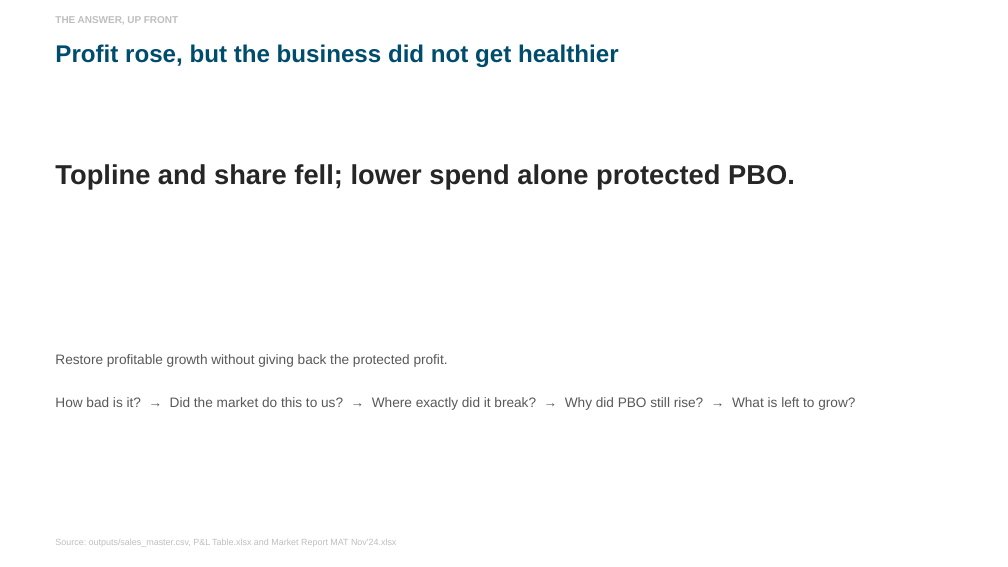
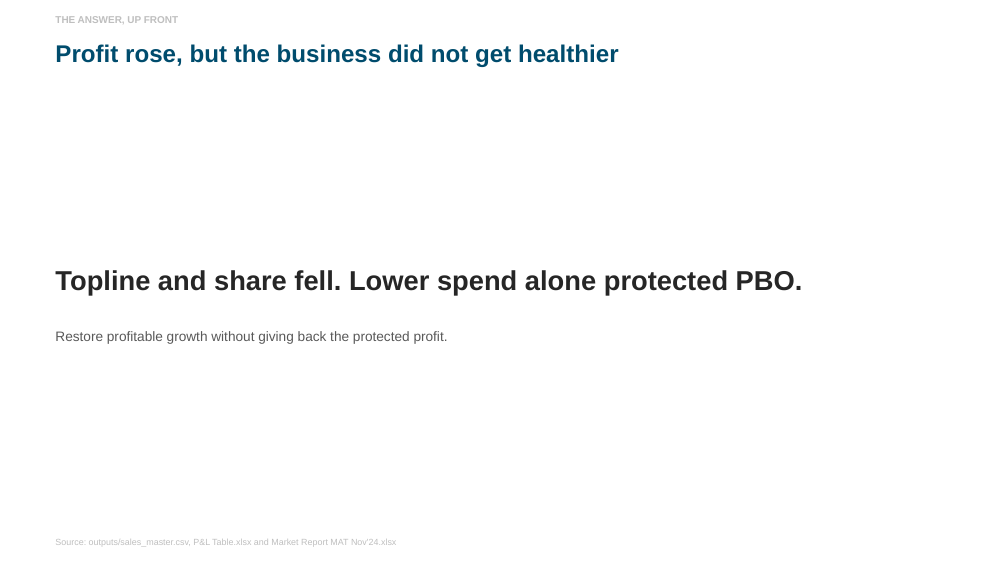
Before and after one commit to tomtran-786/Unisweet---Sales-and-Financial-Analysis, a slide deck: slide 3 of outputs/deck/UniSweet-FY2024-Review.pptx (slide 2 before the commit). Drawn at 1008x567 pixels with LibreOffice and Linux fonts; fonts in the diff are those of the drawing. Boxes give left, top, right and bottom in pixels: in the first picture for what was removed or moved away, otherwise in the second. Text is boxed around its words. In the diff, an @@ line names an element or a change of style, - is before the commit and + after.

```diff
--- a/outputs/deck/UniSweet-FY2024-Review.pptx
+++ b/outputs/deck/UniSweet-FY2024-Review.pptx
@@ text at <box>55,270,803,295</box>: text changed @@
-Topline and share fell; lower spend alone protected PBO.
+Topline and share fell. Lower spend alone protected PBO.
@@ text "Restore profitable growth without giving ...": place and size @@
-text "Restore profitable growth without giving ..." at <box>55,354,448,367</box>
+text "Restore profitable growth without giving ..." at <box>55,331,448,344</box>
@@ text removed at <box>55,397,855,410</box> @@
-How bad is it? → Did the market do this to us? → Where exactly did it break? → Why did PBO still rise? → What is left to grow?
```
Also in this commit, not shown: 1 slide added, 4 other files.
